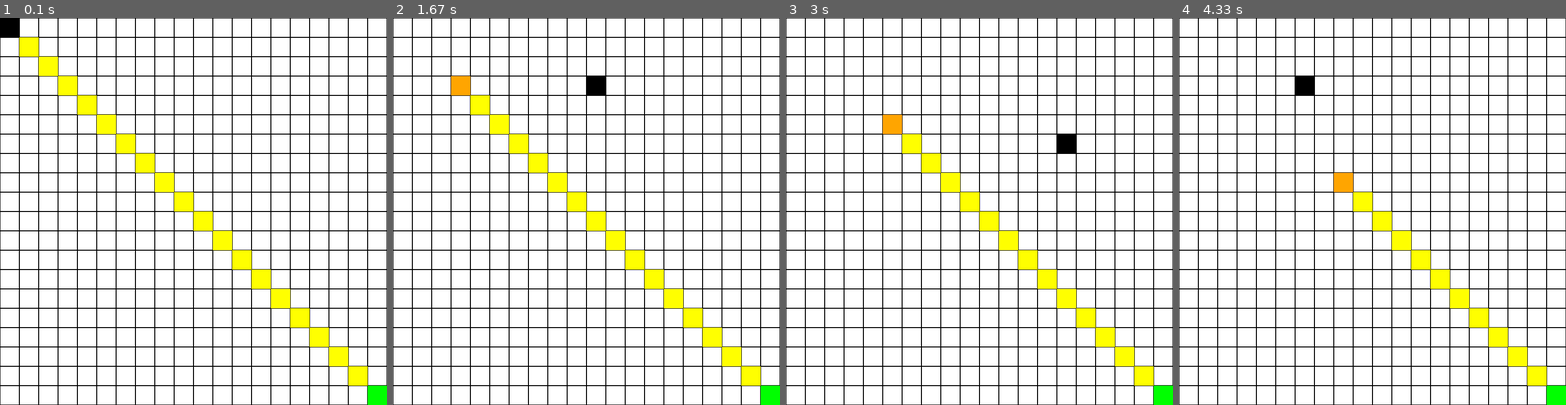
Above: before the commit, frames 1-4 (left to right).
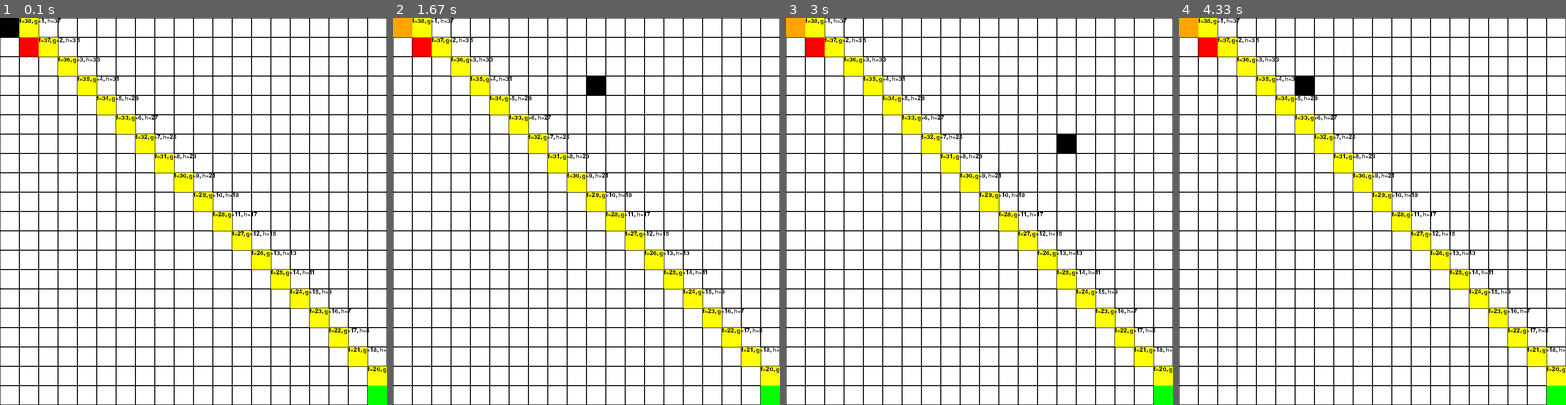
Above: after the commit, the same moments.

Repository: bikcrum/pygame-path-finding
Game: pygame game, started from main.py
The game is run twice, just before and just after one commit, with the same random seed, the same clock (stepped at 60 frames per second) and the same inputs.
Inputs (mouse positions are in pixels of both pictures, inside the frame that each line leads up to):
- Up to frame 1 (0.1 s): no input
- Up to frame 2 (1.67 s): move the mouse to (571, 226) at 0.37 s; move the mouse to (466, 153) at 0.87 s; move the mouse to (594, 79) at 1.2 s
- Up to frame 3 (3 s): move the mouse to (967, 145) at 1.7 s; move the mouse to (1080, 176) at 2.27 s; move the mouse to (1060, 141) at 2.6 s
- Up to frame 4 (4.33 s): move the mouse to (1387, 196) at 3.03 s; move the mouse to (1314, 323) at 3.43 s; move the mouse to (1310, 87) at 4.1 s

The runs differ from the first frame. In frame 1, 9.6% of the frame differs, in the area x 5-100%, y 0-95%; in frame 2, 9.6%; in frame 3, 9.1%; in frame 4, 8.3%.

Commit message:
implement priority queue and optimization

Diff:
--- a/main.py
+++ b/main.py
@@ -33,10 +33,8 @@
 
 
 class Astar(AbstractAstar):
-    def is_valid(self, x, y, value):
-        if value == 5:
-            return False
-        return True
+    def is_valid(self, nodes):
+        return self.world[nodes[:, 0], nodes[:, 1]] != 5
 
     def heuristic(self, location, destination):
         return sum(np.abs(location - destination))
@@ -85,7 +83,7 @@
     # set location of actor and dest
     actor_loc = (0, 0)
     dest_loc = (world.shape[0] - 1, world.shape[1] - 1)
-    obstacles_loc = []
+    obstacles_loc = [(1, 1)]
 
     start = time.time()
 
@@ -105,16 +103,16 @@
             for trace in path:
                 path_trace = np.empty(shape=(1, 1), dtype=object)
                 path_trace[0, 0] = (6, f'f={trace.f}, g={trace.g}, h={trace.h}')
-                path_trace[0, 0] = (6, '')
+                # path_trace[0, 0] = (6, '')
                 place(path_trace, world, trace.location)
 
         place(actor, world, location=actor_loc)
         place(destination, world, location=dest_loc)
         place(mouse, world, disp.get_mouse_position())
 
-        if time.time() - start > 0.5 and len(path) > 1:
+        if time.time() - start > 0.5 and path is not None and len(path) > 1:
             start = time.time()
-            actor_loc = path[1].location
+            # actor_loc = path[1].location
 
         disp.update()
 
--- a/path_finder.py
+++ b/path_finder.py
@@ -1,5 +1,10 @@
 import numpy as np
-from tqdm import tqdm
+from queue import PriorityQueue
+
+
+# import ray
+
+# ray.init()
 
 
 class Node:
@@ -12,6 +17,12 @@
 
     def __eq__(self, other):
         return np.all(self.location == other.location)
+
+    def __lt__(self, other):
+        return self.f < other.f
+
+    def __repr__(self):
+        return f'{self.f, self.g, self.h, self.location}'
 
 
 class AbstractAstar:
@@ -34,46 +45,43 @@
         start_node = Node(None, source)
         end_node = Node(None, destin)
 
-        open_list = []
+        open_list = PriorityQueue()
         closed_list = []
 
-        open_list.append(start_node)
+        open_list.put((start_node.f, start_node))
 
         iterations = 0
         max_iterations = sum(self.world.shape) ** 10
 
-        while open_list:
+        while not open_list.empty():
             iterations += 1
             print(iterations)
 
-            current_node = open_list[0]
-            current_index = 0
-            for index, item in enumerate(open_list):
-                if item.f < current_node.f:
-                    current_node = item
-                    current_index = index
+            p, current_node = open_list.get()
 
             if iterations > max_iterations:
                 return self._trace_path(current_node)
 
-            open_list.pop(current_index)
             closed_list.append(current_node)
 
             if current_node == end_node:
                 return self._trace_path(current_node)
 
+            # find all children (8-way)
             children = np.array(
                 [(-1, 0), (1, 0), (0, -1), (0, 1), (-1, -1), (1, -1), (-1, 1), (1, 1)]) + current_node.location
 
-            children = children[np.all((children >= [0, 0]) & (children < self.world.shape), axis=1)]
+            # discard children out of bound
+            children = children[np.all((children >= [0, 0])
+                                       & (children < self.world.shape), axis=1)]
 
+            # discard children is not valid (eg. block)
+            children = children[self.is_valid(children)]
+
+            # convert children into a node pointing to parent
             children = map(lambda x: Node(current_node, x), children)
 
             for child in children:
-                if not self.is_valid(child.location[0], child.location[1],
-                                     self.world[child.location[0], child.location[1]]):
-                    continue
-
                 if child in closed_list:
                     continue
 
@@ -83,20 +91,21 @@
                 child.f = child.g + child.h
 
                 skip = False
-                for i, node in enumerate(open_list):
-                    if child == node and node.f < child.f:
-                        skip = True
+                for _, node in open_list.queue:
+                    if child == node:
+                        if node.f < child.f:
+                            skip = True
                         break
 
                 if skip:
                     continue
 
-                open_list.append(child)
+                open_list.put((child.f, child))
 
     def cost_to_child(self):
         raise NotImplementedError('You must implement cost_to_child function')
 
-    def is_valid(self, x, y, value):
+    def is_valid(self, nodes):
         raise NotImplementedError('You must implement is_valid function')
 
     def heuristic(self, location, destination):
